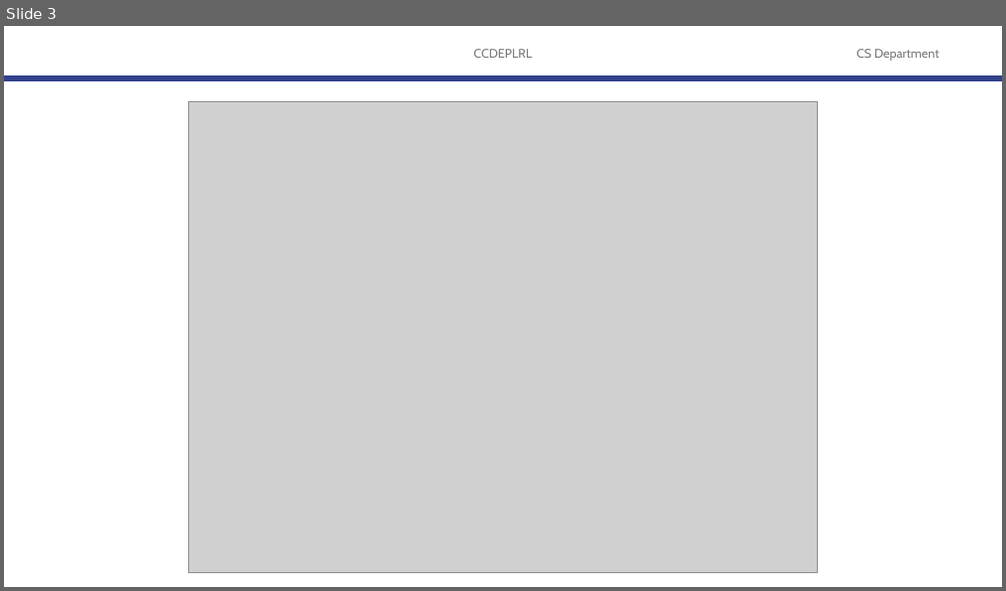
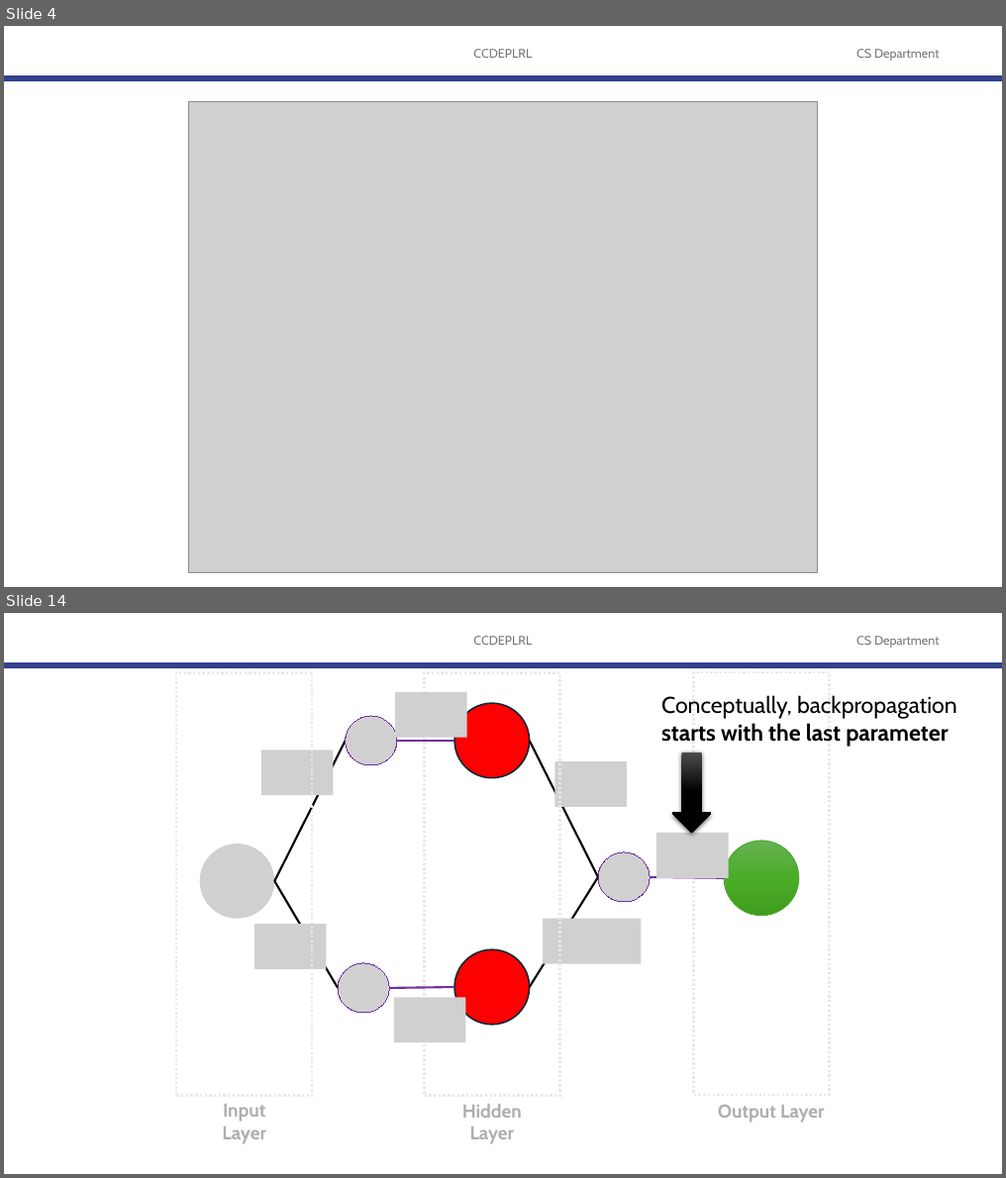
Before and after one commit to robitussin/CCDEPLRL, a slide deck: 2 - Training Neural Networks/Backpropagation/Backpropagation (new).pptx. Shown one above the other, each under a label of ours: slide 3 before the commit, slides 4 and 14 after it; the slides between them are not shown. The pictures are 1006x591 and 1006x1178 pixels, drawn with LibreOffice and Linux fonts; fonts in the diff are those of the drawing; grey boxes stand for pictures; background and template pictures are left out. Boxes give left, top, right and bottom in pixels: in the first picture for what was removed or moved away, otherwise in the second. Text is boxed around its words. In the diff, an @@ line names an element or a change of style, - is before the commit and + after.

```diff
--- a/2 - Training Neural Networks/Backpropagation/Backpropagation (new).pptx
+++ b/2 - Training Neural Networks/Backpropagation/Backpropagation (new).pptx
@@ slide 14 added at [4,613,1002,1174], background #FFFFFF; not listed: 3 template elements that a slide beside it also shows @@
@@ rectangle added at [176,672,312,1096], outline #E8E8E8 2.25 pt dashed @@
@@ picture added at [395,692,467,738] @@
@@ rectangle added at [424,672,559,1096], outline #E8E8E8 2.25 pt dashed @@
@@ text added at [661,695,957,747], 22 pt, text #000000 @@
+Conceptually, backpropagation starts with the last parameter
@@ rectangle added at [693,672,829,1095], outline #E8E8E8 2.25 pt dashed @@
@@ picture added at [346,716,397,765] @@
@@ ellipse added at [454,703,530,778], fill #FF0000, outline #092A39 1.5 pt @@
@@ picture added at [261,750,334,796] @@
@@ line added from (274, 881) to (346, 741), #000000 2 pt @@
@@ line added from (397, 741) to (454, 741), #7030A0 2 pt @@
@@ line added from (530, 741) to (598, 877), #000000 2 pt @@
@@ down arrow added at [672,753,712,833], fill gradient #4B4B4B to #000000 @@
@@ picture added at [555,761,627,807] @@
@@ picture added at [199,844,274,919] @@
@@ picture added at [656,833,729,878] @@
@@ ellipse added at [724,841,799,916], fill gradient #66B354 to #4BAD28 to #409F1E, outline #4EA72E 1 pt @@
@@ line added from (530, 987) to (598, 877), #000000 2 pt @@
@@ picture added at [598,853,650,902] @@
@@ line added from (650, 877) to (724, 878), #7030A0 2 pt @@
@@ line added from (274, 881) to (338, 988), #000000 2 pt @@
@@ picture added at [254,925,327,970] @@
@@ picture added at [543,919,642,964] @@
@@ picture added at [338,963,389,1013] @@
@@ ellipse added at [454,950,530,1025], fill #FF0000, outline #092A39 1.5 pt @@
@@ line added from (389, 988) to (454, 987), #7030A0 2 pt @@
@@ picture added at [394,998,466,1044] @@
@@ text added at [222,1104,266,1145], 18 pt, text #AEAEAE, bold @@
+Input Layer
@@ text added at [462,1104,522,1145], 18 pt, text #AEAEAE, bold @@
+Hidden Layer
@@ text added at [718,1105,825,1123], 18 pt, text #AEAEAE, bold @@
+Output Layer
@@ what was slide 3 is now slide 4 @@
```
Also in this commit, not shown: 14 slides changed, 52 other slides added, 8 slides removed, 1 other file.
